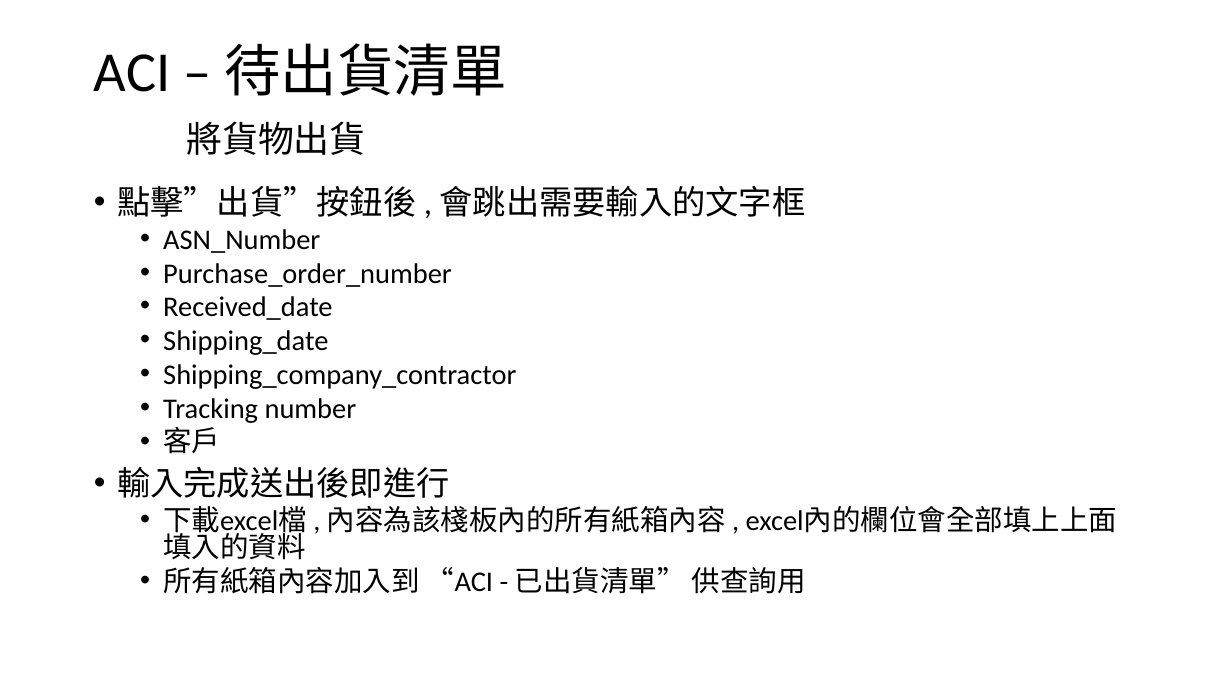
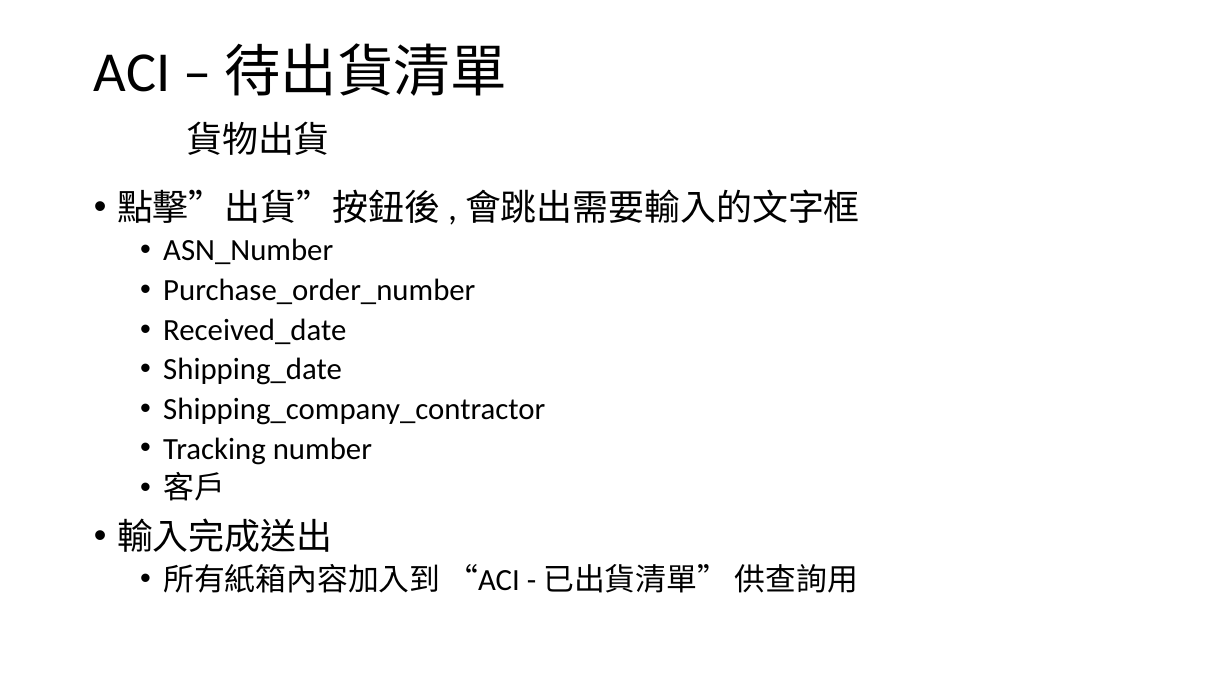
Before and after one commit to CrayHung/twoway-scanner, a slide deck: slide 25 of document/ACI庫存操作.pptx. Drawn at 1232x693 pixels with LibreOffice and Linux fonts; fonts in the diff are those of the drawing. Boxes give left, top, right and bottom in pixels: in the first picture for what was removed or moved away, otherwise in the second. Text is boxed around its words. In the diff, an @@ line names an element or a change of style, - is before the commit and + after.

Commit message:
新增達運ship出貨

```diff
--- a/document/ACI庫存操作.pptx
+++ b/document/ACI庫存操作.pptx
@@ title at box(94, 43, 506, 155): text changed @@
-ACI – 待出貨清單
-將貨物出貨
+ACI – 待出貨清單
+貨物出貨
@@ text at box(117, 189, 860, 593): size 25.9 to 28 pt in "點擊”出貨”按鈕後 , 會跳出需要輸入的文字框"; size 22.2 to 24 pt in "ASN_Number", "Purchase_order_number", "Received_date", "Shipping_date" and 4 more places; line spacing 0.8 to 0.9 @@
@@ text at box(117, 518, 332, 552): text changed; size 22.2 to 28 pt @@
-• 輸入完成送出後即進行
-  • 下載excel檔 , 內容為該棧板內的所有紙箱內容 , excel內的欄位會全部填上上面填入的資料
+• 輸入完成送出
```
Also in this commit, not shown: 3 other slides changed, 13 other files.
